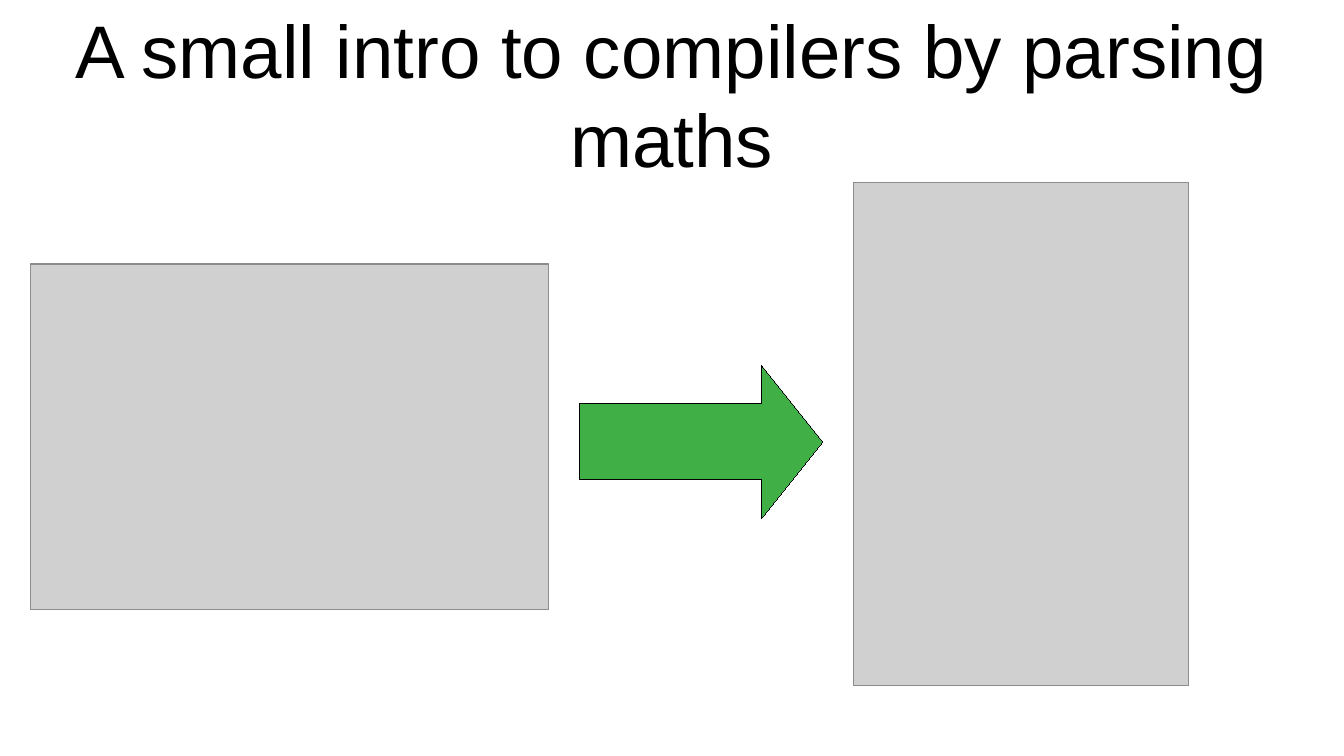
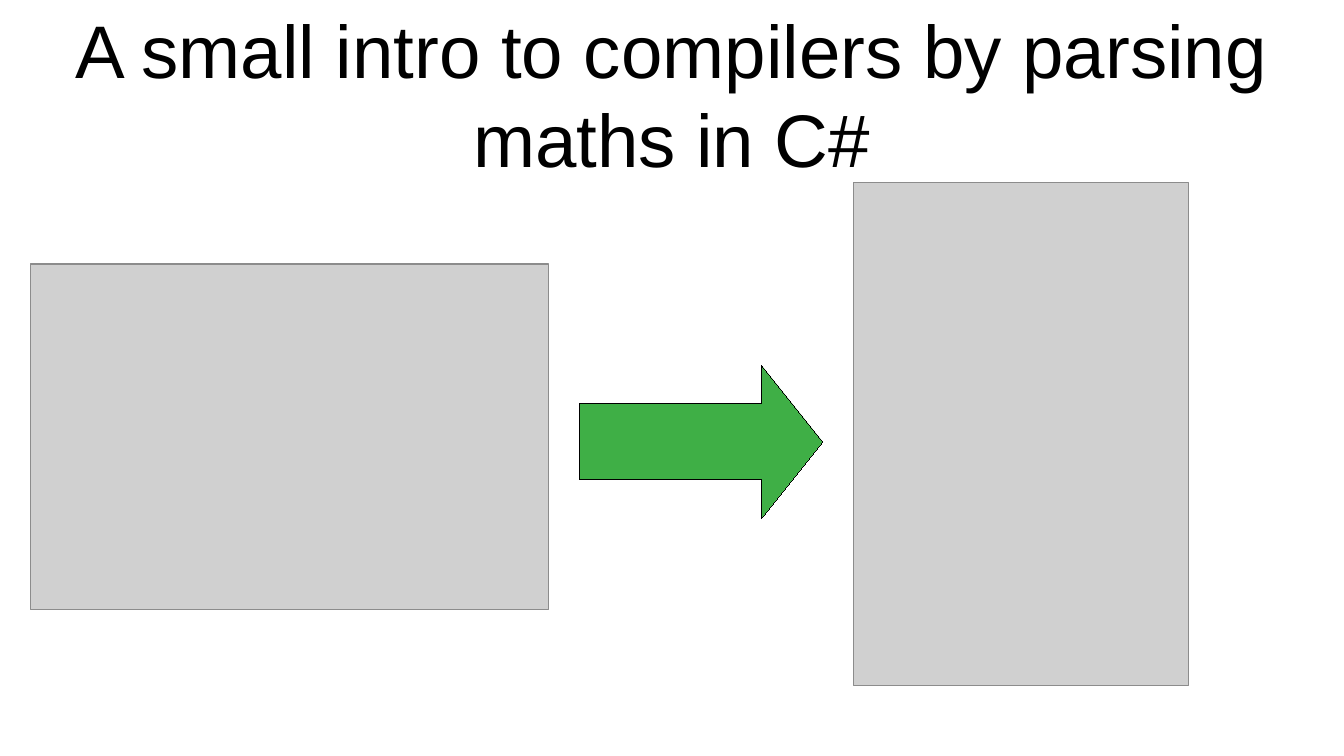
Before and after one commit to grab-a-byte/CalculatorCompiler, a slide deck: slide 1 of slides/Compiler Slides.odp. Drawn at 1344x756 pixels with LibreOffice and Linux fonts; fonts in the diff are those of the drawing; grey boxes stand for pictures. Boxes give left, top, right and bottom in pixels: in the first picture for what was removed or moved away, otherwise in the second. Text is boxed around its words. In the diff, an @@ line names an element or a change of style, - is before the commit and + after.

```diff
--- a/slides/Compiler Slides.odp
+++ b/slides/Compiler Slides.odp
@@ title at (75,24,1267,168): text changed @@
-A small intro to compilers by parsing maths
+A small intro to compilers by parsing maths in C#
```
Also in this commit, not shown: 2 other slides changed, 11 slides added, 1 slide removed, 8 other files.
